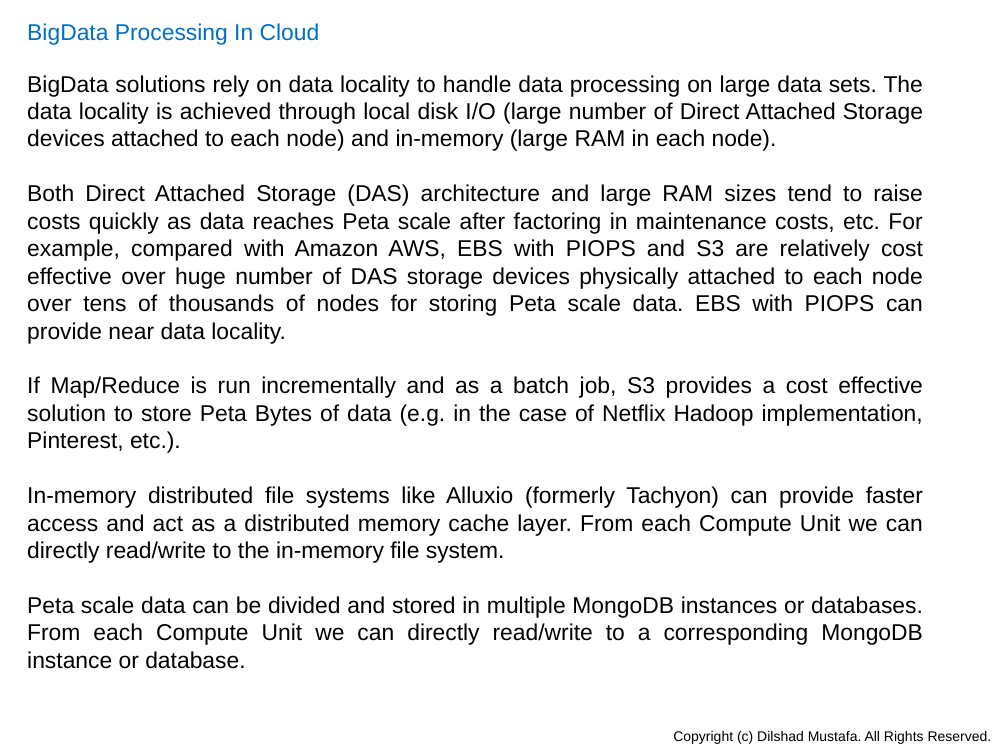
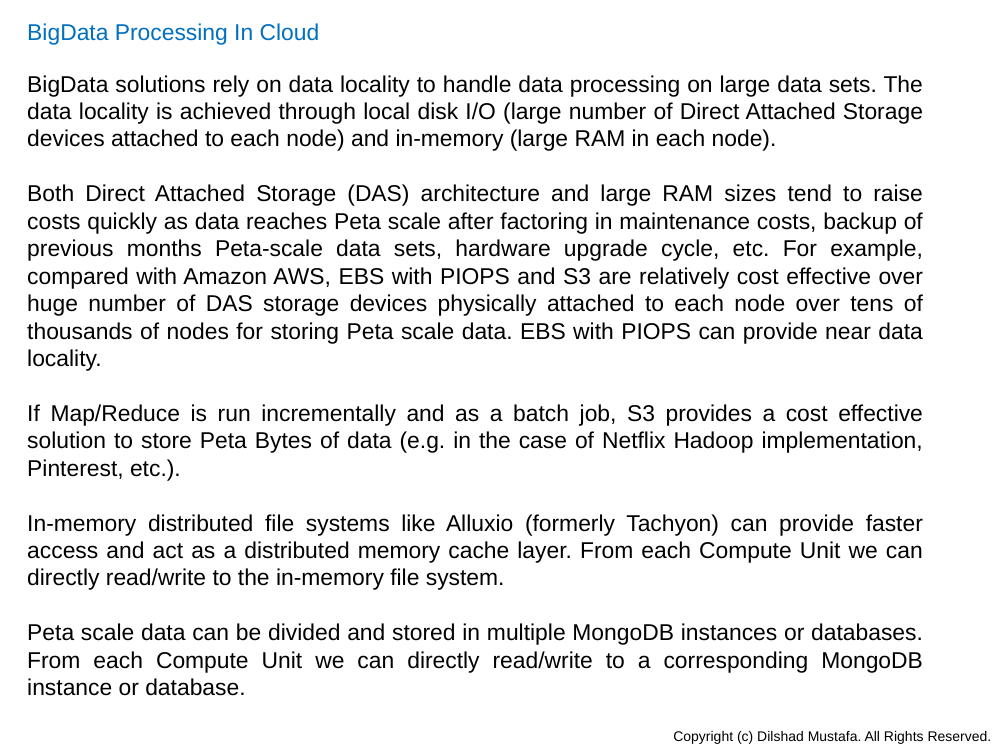
Before and after one commit to dilshadmustafa/scabi, a slide deck: slide 51 of Documentation/Scabi.pptx. Drawn at 1008x756 pixels with LibreOffice and Linux fonts; fonts in the diff are those of the drawing. Boxes give left, top, right and bottom in pixels: in the first picture for what was removed or moved away, otherwise in the second. Text is boxed around its words. In the diff, an @@ line names an element or a change of style, - is before the commit and + after.

```diff
--- a/Documentation/Scabi.pptx
+++ b/Documentation/Scabi.pptx
@@ text at [27, 184, 923, 371]: text changed @@
-Both Direct Attached Storage (DAS) architecture and large RAM sizes tend to raise costs quickly as data reaches Peta scale after factoring in maintenance costs, etc. For example, compared with Amazon AWS, EBS with PIOPS and S3 are relatively cost effective over huge number of DAS storage devices physically attached to each node over tens of thousands of nodes for storing Peta scale data. EBS with PIOPS can provide near data locality.
+Both Direct Attached Storage (DAS) architecture and large RAM sizes tend to raise costs quickly as data reaches Peta scale after factoring in maintenance costs, backup of previous months Peta-scale data sets, hardware upgrade cycle, etc. For example, compared with Amazon AWS, EBS with PIOPS and S3 are relatively cost effective over huge number of DAS storage devices physically attached to each node over tens of thousands of nodes for storing Peta scale data. EBS with PIOPS can provide near data locality.
```
Also in this commit, not shown: 10 other slides changed.
